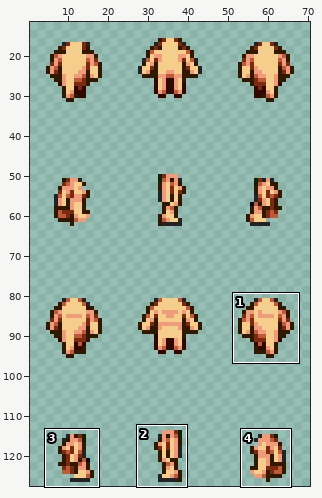
Two versions of one sprite sheet, spriteData/11/adult/3.gif. The picture above shows the old version from afar; the outline marks the close-up.
Close-up. Earlier state:
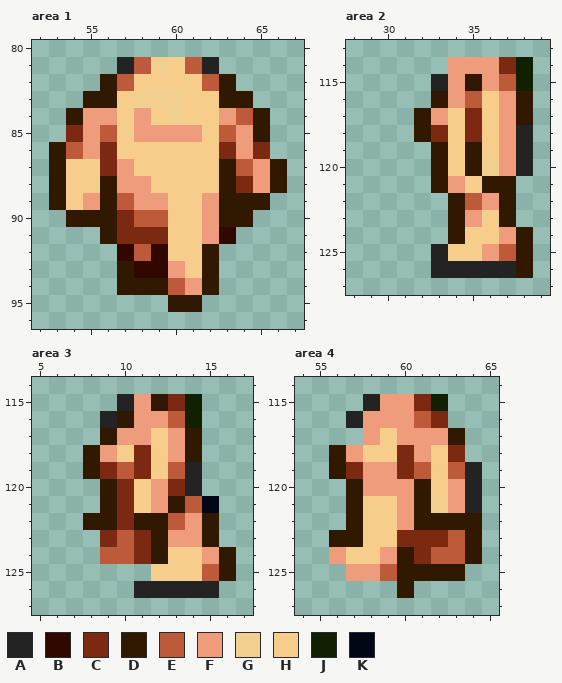
The file is 72x128 pixels. Colours within 5 levels of each other are drawn and written as one. Shown: area 1: x 52..67, y 80..96; area 2: x 28..39, y 113..127; area 3: x 5..17, y 114..127; area 4: x 54..65, y 114..127. The wide view leaves out empty margins. The commit also changed other parts of the picture, which this record leaves out.
Palette (. is transparent): A #232323  B #310800  C #7b2910  D #311800  E #bd5a39  F #ee9c7b  G #f0cf8f  H #f6cd8b  J #102000  K #000818
Pixels before, area 1, first column x 53:
81 ....AEGHEA....
82 ...DEHHHHED...
83 ..DDHGGGHHDD..
84 .DFFHFHGHHFED.
85 .CFEHFFFFHEFD.
86 DEFCHHHHHHCFC.
87 DHHCFHHHHHDEFD
88 DHHDFFHHHHDCFD
89 DHFDEFFHHFDDD.
90 .DDDCEEHHFDD..
91 ...DCCCHHFB...
92 ....BEBHHD....
93 ....DBBFHD....
94 ....DDDEFD....
95 .......DD.....
Pixels before, area 2, first column x 32:
114 ..FFFCJ
115 .AFDFEJ
116 .DFEHFD
117 DFHCHFD
118 DCHCHFA
119 .DHDHFA
120 .DHDGFA
121 .DFHDD.
122 ..DEFD.
123 ..DFHD.
124 ..DHHFD
125 .AHHFED
126 .AAAAAD
Pixels before, area 3, first column x 8:
115 ..AFDCJ..
116 .ADFFEJ..
117 .DFFHFD..
118 DFHCHFD..
119 DCECHEA..
120 .DCHFCA..
121 .DCHFDEK.
122 DDCDDEFD.
123 .CECDFFD.
124 .EECDHHFD
125 ....HHHED
126 ...AAAAA.
Pixels before, area 4, first column x 56:
115 ..AFFCJ..
116 .AFFFEC..
117 ..FHFFFD.
118 DFHHCFHC.
119 DCFFCEHEA
120 .DFFFDHFA
121 .DHHFDGFA
122 .DHHFDDDD
123 DDHHCCCED
124 FHHFDCEED
125 .FFEDDDD.
126 ....D....
Once edited:
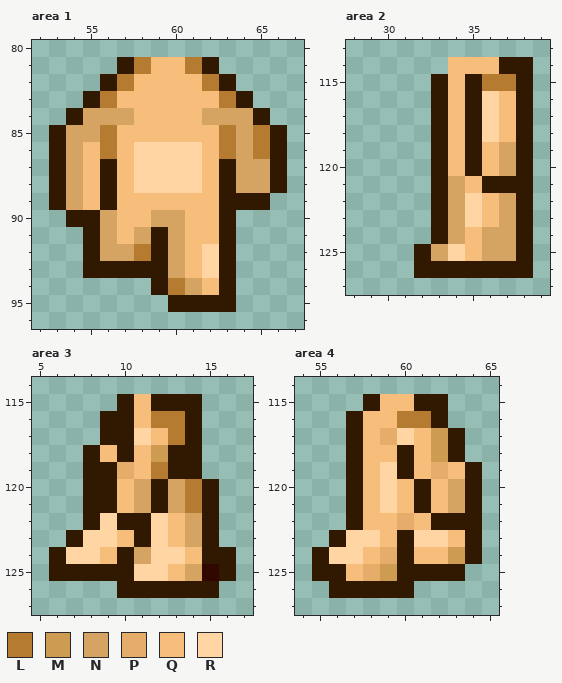
Colours new in this view: L #b47b31  M #cd9c52  N #d5a462  P #e6ac6a  Q #f6bd7b  R #ffd5a4
Diff:
Changed rows in their new state; - is an unchanged pixel.
Area 1:
first column x 53:
81 ----DLQQLD----
82 ----LQQQQL----
83 ---LQQQQQQL---
84 --NNNQQQQNNN--
85 DNNLQQQQQQLNLD
86 -NQLQRRRRQLNLD
87 -NQDQRRRRQ-NN-
88 -NQ-QRRRRQ-NN-
89 -NQ-QQQQQQ----
90 ---NQQNNQQ-.--
91 --DNQNDNQQD---
92 --DNNLDNQRD---
93 --DD-DDNQRD---
94 ----..-LNQD---
95 ---------DD---
Area 2:
first column x 32:
114 --QQQDD
115 -DQ-LLD
116 --QDRQ-
117 .DQDRQ-
118 .DQDRQD
119 --Q-QND
120 --Q-QND
121 --NQ--D
122 -DNRQND
123 -DNRQND
124 -DNQNN-
125 DNRQNN-
126 DDDDDD-
Area 3:
first column x 6:
115 ----DQ-DD-
116 ---D-QLLD-
117 ----DRQL--
118 ---QDQMD--
119 ---DPQLDD-
120 --D-QNDNLD
121 --D-QNDNLD
122 ---RD-RQN-
123 -DRRQDRQN-
124 DRRQDNRRQD
125 DDDDDRRQNB
126 ----DDDDDD
Area 4:
first column x 55:
115 ---DQQDD--
116 --DQQLLD--
117 --DQPRQM--
118 -.DQQDQMD-
119 -.DQRDQPQD
120 ---QRQ-QND
121 ---QRQ-QND
122 ---QQPQ---
123 --RRQDRRQ-
124 DRRQP-QQM-
125 DDQPM-----
126 -DDDD-----
